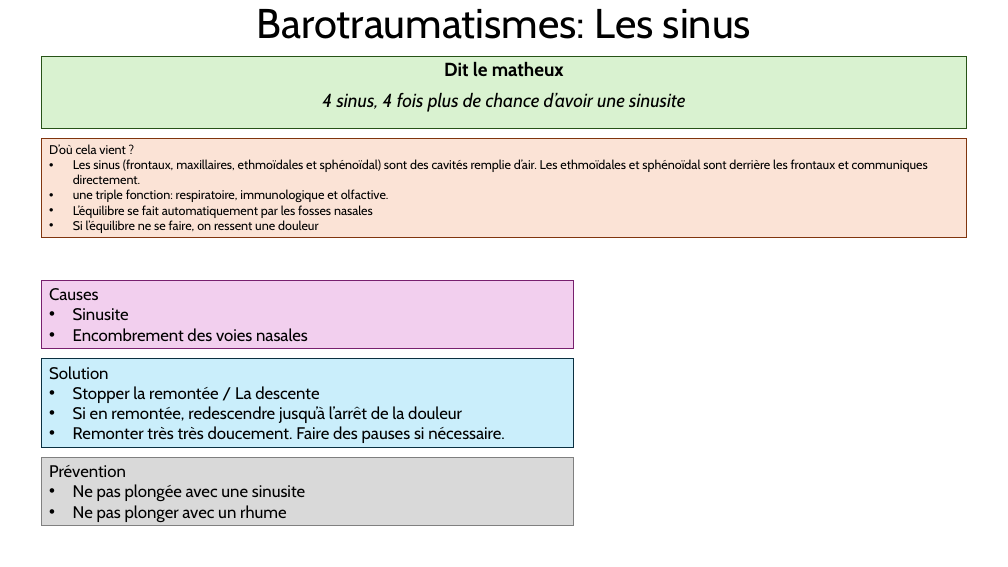
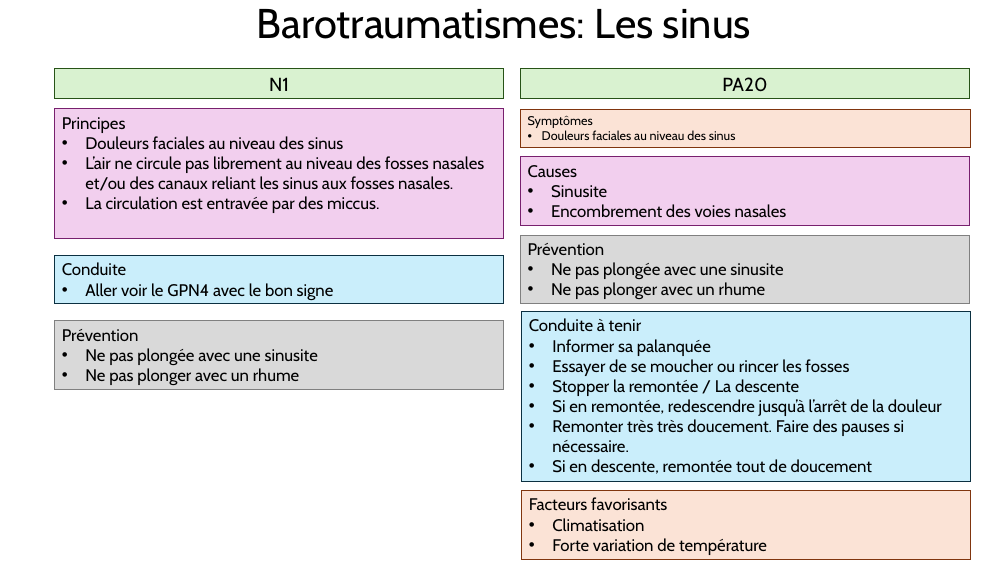
Before and after one commit to ArtigueOlivier/mf1, a slide deck: slide 4 of ppt/barotrauma.pptx (slide 5 before the commit). Drawn at 1008x567 pixels with LibreOffice and Linux fonts; fonts in the diff are those of the drawing. Boxes give left, top, right and bottom in pixels: in the first picture for what was removed or moved away, otherwise in the second. Text is boxed around its words. In the diff, an @@ line names an element or a change of style, - is before the commit and + after.

```diff
--- a/ppt/barotrauma.pptx
+++ b/ppt/barotrauma.pptx
@@ text removed at (x1=42, y1=57, x2=966, y2=129) @@
-Dit le matheux
-4 sinus, 4 fois plus de chance d’avoir une sinusite
@@ rectangle added at (x1=54, y1=69, x2=504, y2=99), fill #D9F2D0, outline #275417 0.75 pt, 18 pt, text #000000 @@
+N1
@@ rectangle added at (x1=520, y1=69, x2=970, y2=99), fill #D9F2D0, outline #275417 0.75 pt, 18 pt, text #000000 @@
+PA20
@@ rectangle added at (x1=54, y1=109, x2=504, y2=239), fill #F2CFEE, outline #78206E 0.75 pt, 16 pt, text #000000 @@
+Principes
+• Douleurs faciales au niveau des sinus
+• L’air ne circule pas librement au niveau des fosses nasales et/ou des canaux reliant les sinus aux fosses nasales.
+• La circulation est entravée par des miccus.
@@ rectangle added at (x1=520, y1=110, x2=971, y2=147), fill #FBE3D6, outline #80350E 0.75 pt, 12 pt, text #000000 @@
+Symptômes
+• Douleurs faciales au niveau des sinus
@@ rectangle removed at (x1=42, y1=138, x2=966, y2=237) @@
-D’où cela vient ?
-• Les sinus (frontaux, maxillaires, ethmoïdales et sphénoïdal) sont des cavités remplie d’air. Les ethmoïdales et sphénoïdal sont derrière les frontaux et communiques directement.
-• une triple fonction: respiratoire, immunologique et olfactive.
-• L’équilibre se fait automatiquement par les fosses nasales
-• Si l’équilibre ne se faire, on ressent une douleur
@@ rectangle "Causes" resized from (x1=42, y1=281, x2=574, y2=349) to (x1=520, y1=157, x2=970, y2=226) @@
@@ rectangle added at (x1=520, y1=235, x2=970, y2=304), fill #D9D9D9, outline #808080 0.75 pt, 16 pt, text #000000 @@
+Prévention
+• Ne pas plongée avec une sinusite
+• Ne pas plonger avec un rhume
@@ rectangle added at (x1=54, y1=256, x2=504, y2=304), fill #CAEEFB, outline #0B3041 0.75 pt, 16 pt, text #000000 @@
+Conduite
+• Aller voir le GPN4 avec le bon signe
@@ rectangle "Prévention" resized from (x1=42, y1=457, x2=574, y2=526) to (x1=54, y1=321, x2=504, y2=389) @@
@@ rectangle "Conduite à tenir" resized from (x1=42, y1=358, x2=574, y2=448) to (x1=522, y1=312, x2=972, y2=482) @@
@@ text in rectangle at (x1=529, y1=318, x2=849, y2=376): text changed @@
-Solution
+Conduite à tenir
+• Informer sa palanquée
+• Essayer de se moucher ou rincer les fosses
@@ text in rectangle at (x1=552, y1=459, x2=872, y2=474): paragraph added @@
+• Si en descente, remontée tout de doucement
@@ rectangle added at (x1=522, y1=491, x2=972, y2=560), fill #FBE3D6, outline #80350E 0.75 pt, 16 pt, text #000000 @@
+Facteurs favorisants
+• Climatisation
+• Forte variation de température
```
Also in this commit, not shown: 1 other slide changed, 2 slides added, 1 slide removed, 4 other files.
